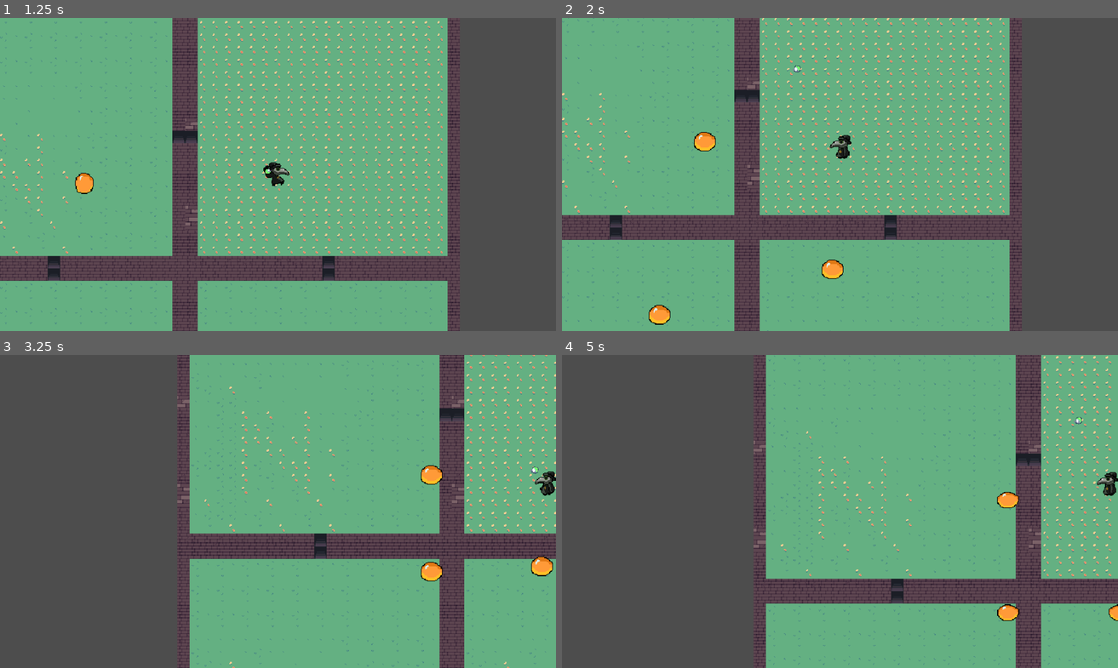
Above: before the commit, frames 1-4 (two rows, left to right).
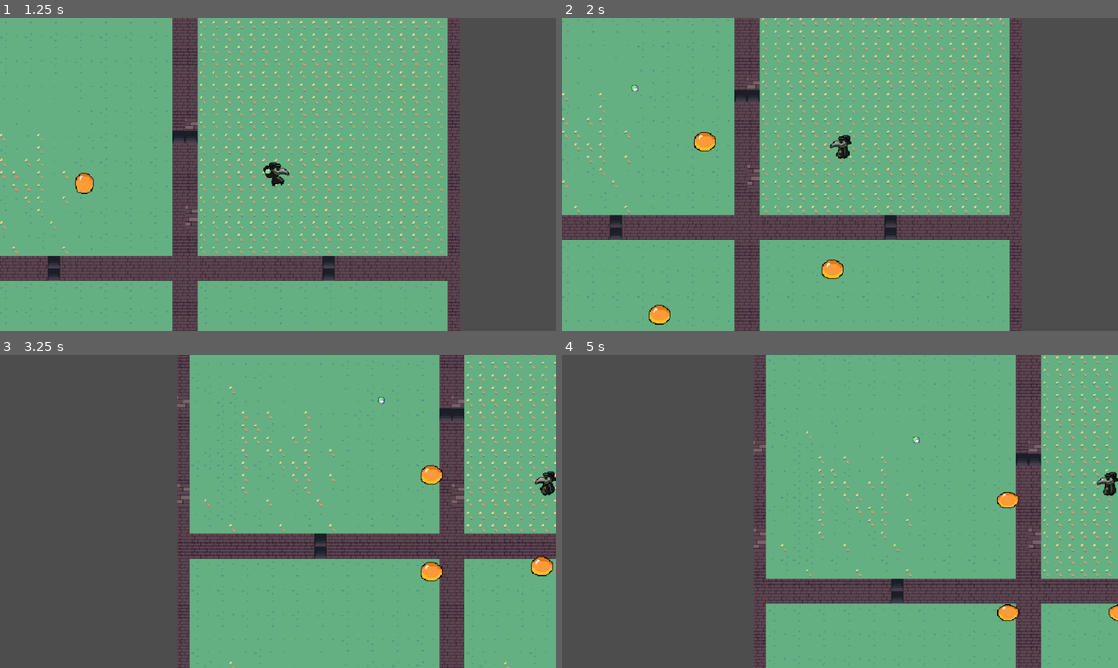
Above: after the commit, the same moments.

Repository: JohnHuber99/Black-Tower
Game: Godot game, scene res://Scenes/main.tscn
Two runs of this game, one before a commit and one after it. Both use one fixed random seed, a clock stepped at 60 frames per second and the inputs below.
Inputs (mouse positions are in pixels of both pictures, inside the frame that each line leads up to):
- Up to frame 1 (1.25 s): move the mouse to (400, 158) at 0.52 s; hold D (right) from 0.53 s (still down); hold E (spell) from 0.53 s (still down)
- Up to frame 2 (2 s): move the mouse to (728, 190) at 1.27 s; release D (right) at 1.28 s; release E (spell) at 1.28 s; hold S (down) from 1.28 s (still down); tap Down (down_camera) at 1.35 s; tap E (spell) at 1.55 s
- Up to frame 3 (3.25 s): move the mouse to (333, 442) at 2.02 s; release S (down) at 2.03 s; hold D (right) 2.03-2.78 s; hold Left (left_camera) 2.03-2.78 s; tap E (spell) at 2.3, 3.05 s; move the mouse to (250, 574) at 2.77 s; hold W (up) from 2.78 s (still down); tap Right (right_camera) at 2.85 s
- Up to frame 4 (5 s): move the mouse to (1006, 558) at 3.52 s; release W (up) at 3.53 s; hold E (spell) 3.53-4.28 s; hold A (left) from 3.53 s (still down); tap Mouse wheel down (scroll_down) at 3.6 s; move the mouse to (673, 464) at 4.27 s; tap Mouse wheel up (scroll_up) at 4.35 s; tap E (spell) at 4.55 s

Frame 1 is identical in both runs. In frame 2, less than 0.1% of the frame differs, in the area x 12-43%, y 15-24%; in frame 3, less than 0.1%; in frame 4, less than 0.1%.

Commit message:
Smoother Grenade throw

Diff:
--- a/Scripts/player.gd
+++ b/Scripts/player.gd
@@ -111,9 +111,8 @@
 		sprite.play("throw_idle")
 		await spell_key_released
 	sprite.play("throw_finish")
+	_launch()
 	await sprite.animation_finished
-
-	_launch()
 
 func smelling_salts_animation():
 	# Locks turning
@@ -140,11 +139,6 @@
 	var vaporSignalEnd = get_node("SmellingSalts")
 	vaporSignalEnd.smelling_salts_finished.connect(_on_smelling_salts_finished)
 
-	if marker_2d == null:
-		print("Marker2D node not found!")
-	else:
-		print("Marker2D node found!")
-
 func _launch():
 		if isThrowing: return
 
